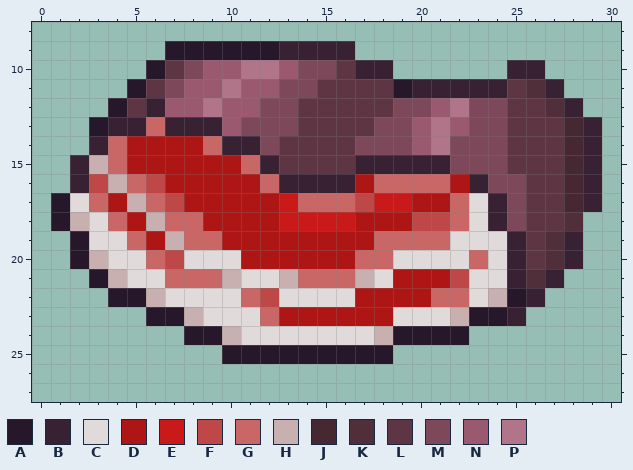
Edited in one commit: pixel-art file (Assets/Sprites/wargsteak.aseprite). Above is the file before it was changed.
32x32 pixels, 1 frame. Shown: x 0..30, y 8..27.
Palette (. is transparent): A #26182a  B #372133  C #e0dada  D #ae1616  E #c91919  F #be4848  G #c96666  H #c9b0b0  J #452831  K #512f3a  L #5e3643  M #7d4859  N #9b596f  P #b07588
The result:
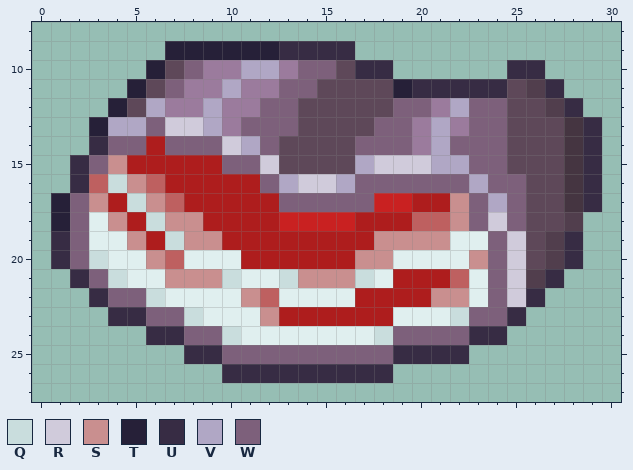
Colours new in this view: Q #c9dddd  R #d0cbdb  S #c98f8f  T #262038  U #372c44  V #b0a7c5  W #7d607b
Change:
colour C: #e0dada -> #e0efef
colour D: #ae1616 -> #ae1d1d
colour E: #c91919 -> #c92121
colour F: #be4848 -> #be6060
colour J: #452831 -> #453541
colour K: #512f3a -> #513e4d
colour L: #5e3643 -> #5e4859
colour N: #9b596f -> #9b7b9d
Changed rows in their new state; - is a pixel that keeps its letter.
first column x 1:
 9 ------TTTTTTUUUU-------------
10 -----T-W--VV-WW-UU------UU---
11 ----T-W--V--WW----TUUUUU--U--
12 ---T-V--V--WW-----WW-VWW---U-
13 --TVVWRRV-WWW----WW-V-WW----U
14 --UWW-WWWRVW----WWW-VWWW----U
15 -UWS-----WWR----VRRRVVWW----U
16 -U-QS------WVRRVWWWWWWVWW---U
17 TWS-QS------WWWWW----SWVW---U
18 TW-S-QSS-------------SWRW----
19 UW--S-QSS--------SSSS--WR--U-
20 UWQ--S----------SS----SWR--U-
21 -UWQ--SSSQ--QSSSQ------WR-U--
22 --UWWQ----S---------SS-WRU---
23 ---UUWWQ---S---------QWWU----
24 -----UUWWQ-------QWWWWUU-----
25 -------UUWWWWWWWWWUUUU-------
26 ---------UUUUUUUUU-----------
Boxes around the changes in both pictures, in picture pixels (x1, y1, x2, y2):
changed: (51, 41, 602, 383)
